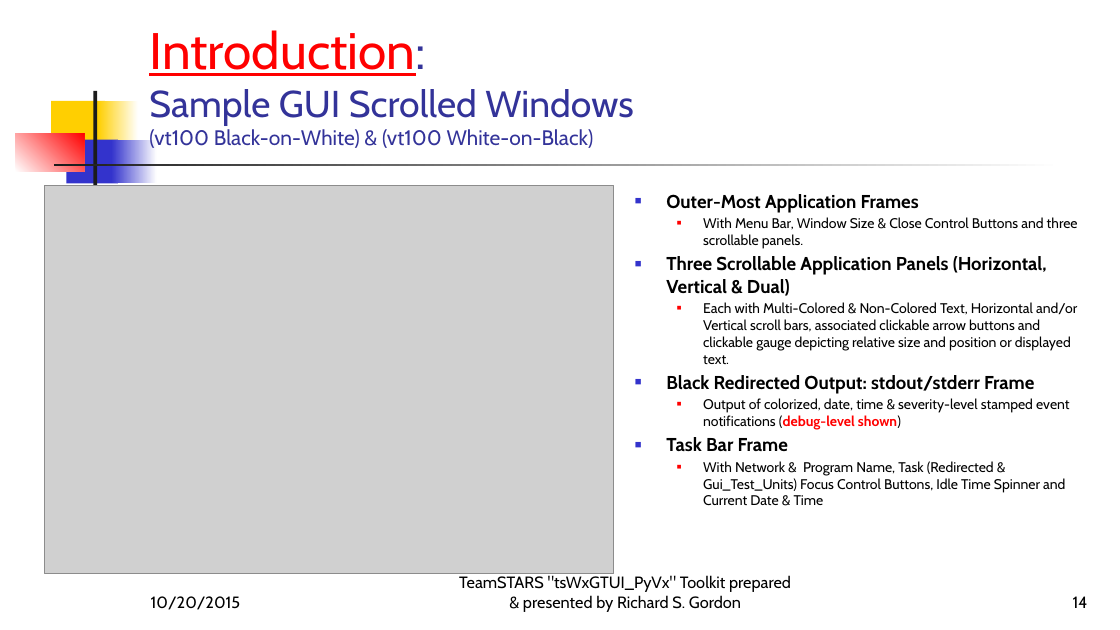
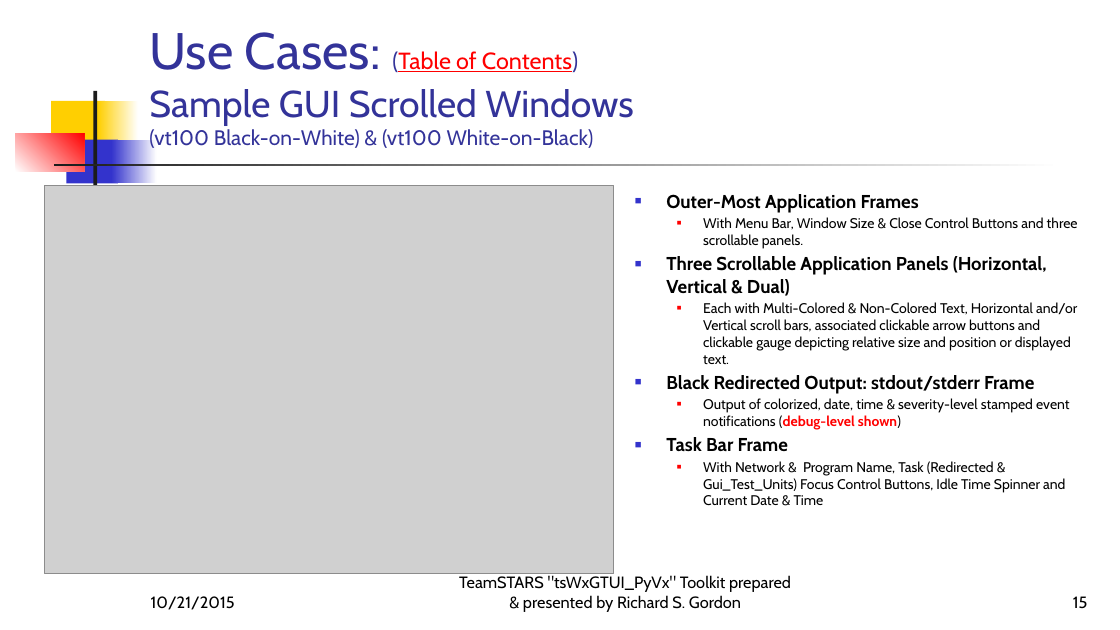
Before and after one commit to rigordo959/tsWxGTUI_PyVx_Repository, a slide deck: slide 15 of Notebooks/EngineeringNotebook/MS-PowerPoint-Files/tsWxGTUI_PyVx.pptx (slide 14 before the commit). Drawn at 1120x630 pixels with LibreOffice and Linux fonts; fonts in the diff are those of the drawing; grey boxes stand for pictures. Boxes give left, top, right and bottom in pixels: in the first picture for what was removed or moved away, otherwise in the second. Text is boxed around its words. In the diff, an @@ line names an element or a change of style, - is before the commit and + after.

```diff
--- a/Notebooks/EngineeringNotebook/MS-PowerPoint-Files/tsWxGTUI_PyVx.pptx
+++ b/Notebooks/EngineeringNotebook/MS-PowerPoint-Files/tsWxGTUI_PyVx.pptx
@@ title at (149, 32, 634, 148): text changed @@
-Introduction:
-Sample GUI Scrolled Windows
-(vt100 Black-on-White) & (vt100 White-on-Black)
+Use Cases: (Table of Contents)
+Sample GUI Scrolled Windows
+(vt100 Black-on-White) & (vt100 White-on-Black)
@@ text at (151, 596, 235, 610): text changed @@
-10/20/2015
+10/21/2015
@@ page number at (1073, 596, 1088, 608): text changed @@
-14
+15
```
Also in this commit, not shown: 57 other slides changed, 1 slide added, 4 slides removed.
